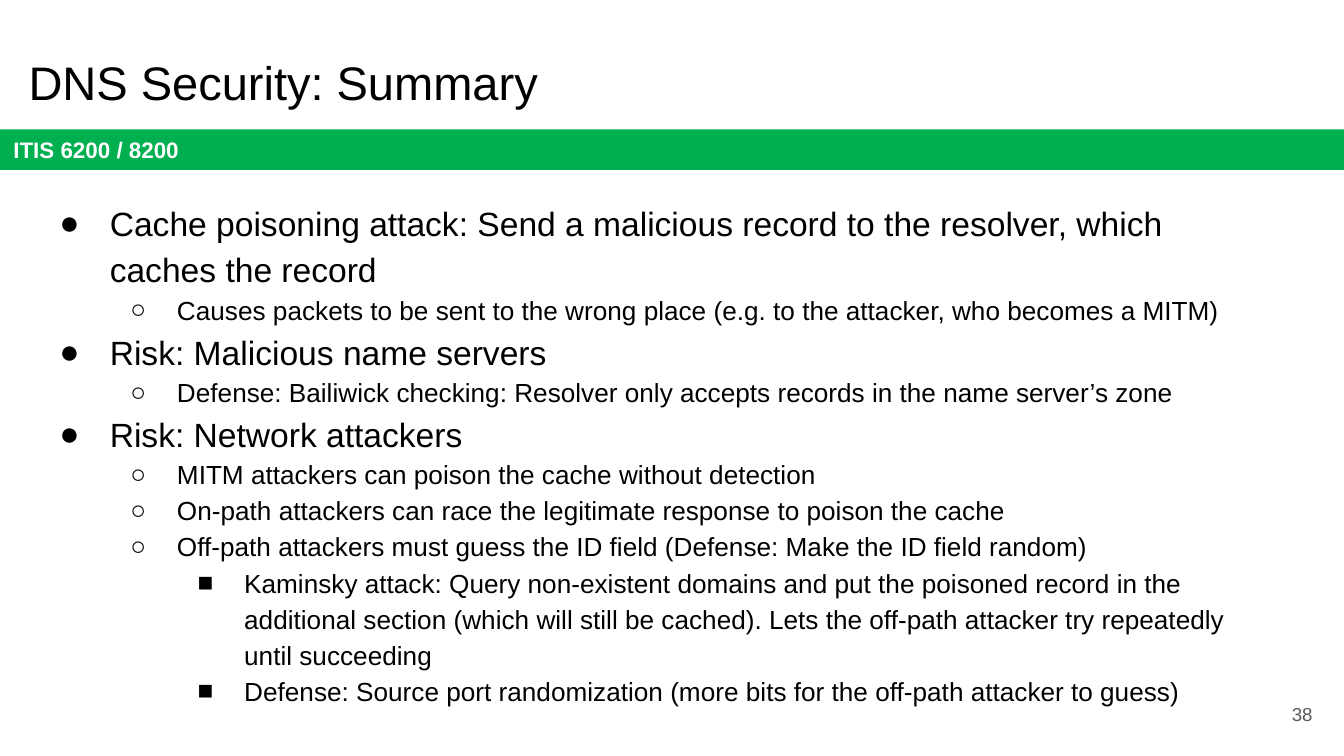
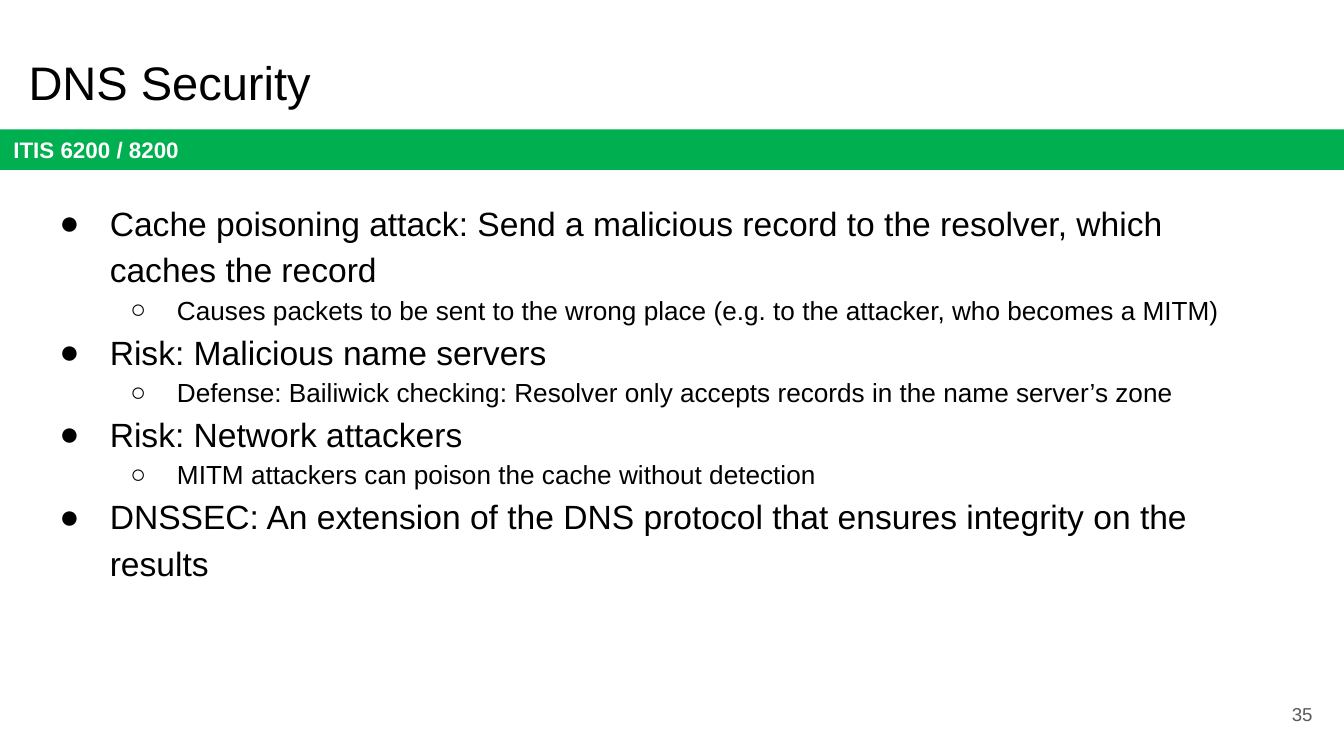
Before and after one commit to jx5c/github.io, a slide deck: slide 35 of teaching/ITIS6200/2023fa/lectures/lec15.ARP.pptx (slide 38 before the commit). Drawn at 1344x756 pixels with LibreOffice and Linux fonts; fonts in the diff are those of the drawing. Boxes give left, top, right and bottom in pixels: in the first picture for what was removed or moved away, otherwise in the second. Text is boxed around its words. In the diff, an @@ line names an element or a change of style, - is before the commit and + after.

```diff
--- a/teaching/ITIS6200/2023fa/lectures/lec15.ARP.pptx
+++ b/teaching/ITIS6200/2023fa/lectures/lec15.ARP.pptx
@@ title at box(29, 66, 311, 109): text changed @@
-DNS Security: Summary
+DNS Security
@@ text at box(110, 504, 1187, 577): text changed; size 14 to 18 pt @@
-  ○ On-path attackers can race the legitimate response to poison the cache
-  ○ Off-path attackers must guess the ID field (Defense: Make the ID field random)
-    ■ Kaminsky attack: Query non-existent domains and put the poisoned record in the additional section (which will still be cached). Lets the off-path attacker try repeatedly until succeeding
-    ■ Defense: Source port randomization (more bits for the off-path attacker to guess)
+● DNSSEC: An extension of the DNS protocol that ensures integrity on the results
@@ page number at box(1292, 708, 1313, 721): text changed @@
-38
+35
```
Also in this commit, not shown: 8 other slides changed, 4 slides removed, 1 other file.
